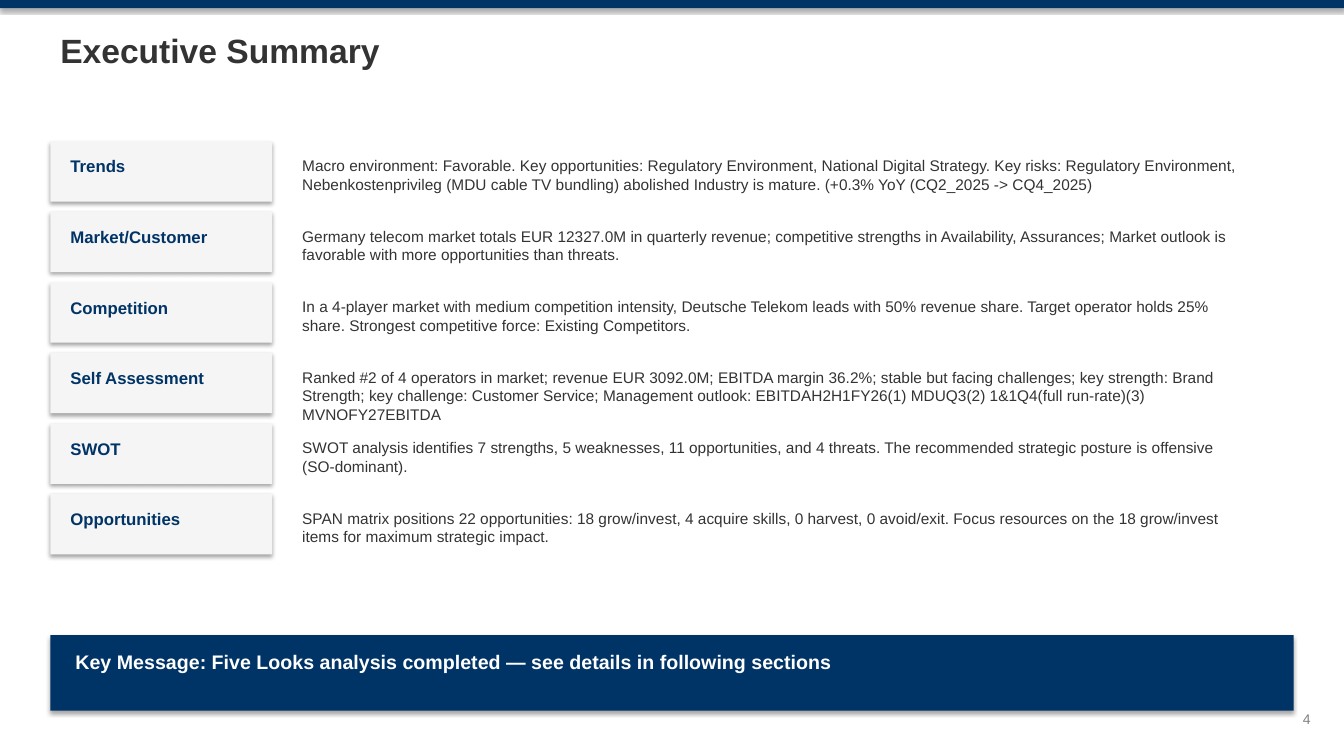
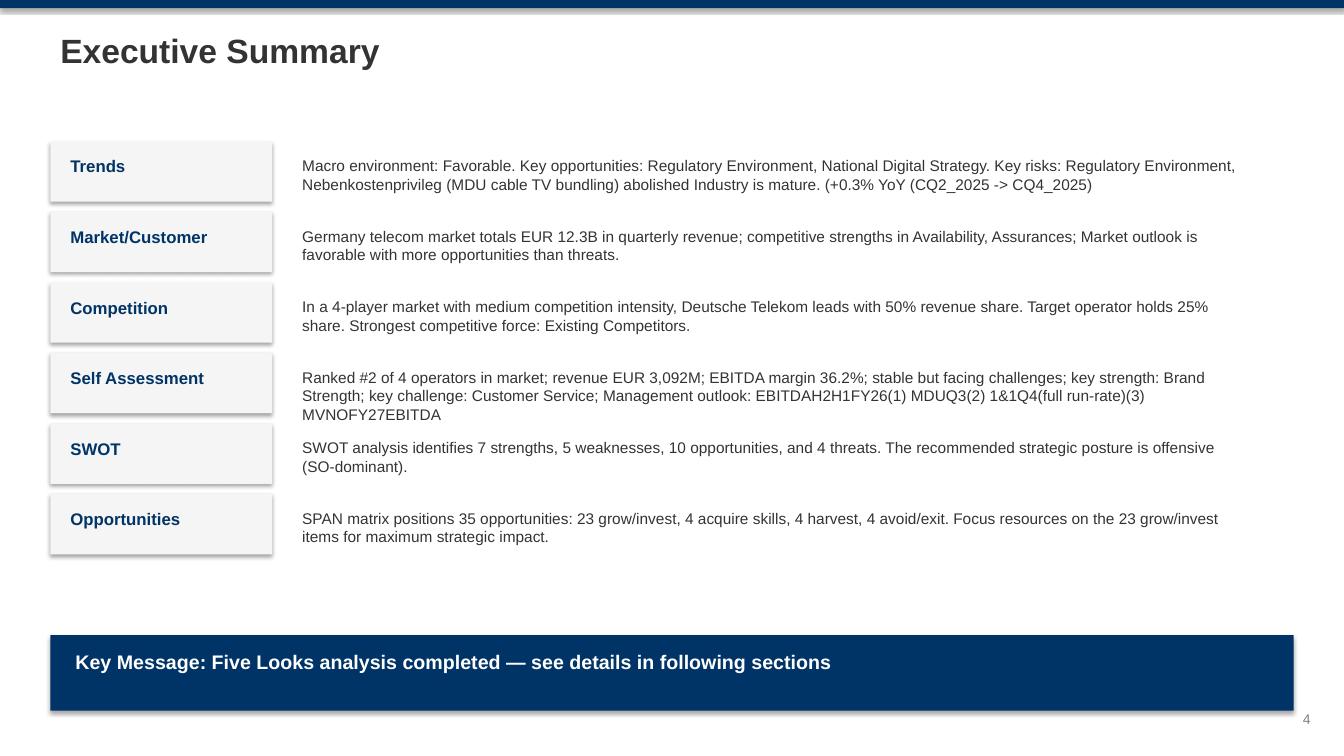
Before and after one commit to mypinseeker/BLM-Financial-Report-Analysis, a slide deck: slide 4 of reports/germany/vodafone_germany/CQ4_2025/blm_vodafone_germany_analysis_cq4_2025.pptx. Drawn at 1344x756 pixels with LibreOffice and Linux fonts; fonts in the diff are those of the drawing. Boxes give left, top, right and bottom in pixels: in the first picture for what was removed or moved away, otherwise in the second. Text is boxed around its words. In the diff, an @@ line names an element or a change of style, - is before the commit and + after.

```diff
--- a/reports/germany/vodafone_germany/CQ4_2025/blm_vodafone_germany_analysis_cq4_2025.pptx
+++ b/reports/germany/vodafone_germany/CQ4_2025/blm_vodafone_germany_analysis_cq4_2025.pptx
@@ text at (x1=302, y1=231, x2=1197, y2=263): text changed @@
-Germany telecom market totals EUR 12327.0M in quarterly revenue; competitive strengths in Availability, Assurances; Market outlook is favorable with more opportunities than threats.
+Germany telecom market totals EUR 12.3B in quarterly revenue; competitive strengths in Availability, Assurances; Market outlook is favorable with more opportunities than threats.
@@ text at (x1=302, y1=372, x2=1205, y2=420): text changed @@
-Ranked #2 of 4 operators in market; revenue EUR 3092.0M; EBITDA margin 36.2%; stable but facing challenges; key strength: Brand Strength; key challenge: Customer Service; Management outlook: EBITDAH2H1FY26(1) MDUQ3(2) 1&1Q4(full run-rate)(3) MVNOFY27EBITDA
+Ranked #2 of 4 operators in market; revenue EUR 3,092M; EBITDA margin 36.2%; stable but facing challenges; key strength: Brand Strength; key challenge: Customer Service; Management outlook: EBITDAH2H1FY26(1) MDUQ3(2) 1&1Q4(full run-rate)(3) MVNOFY27EBITDA
@@ text at (x1=302, y1=442, x2=1214, y2=475): text changed @@
-SWOT analysis identifies 7 strengths, 5 weaknesses, 11 opportunities, and 4 threats. The recommended strategic posture is offensive (SO-dominant).
+SWOT analysis identifies 7 strengths, 5 weaknesses, 10 opportunities, and 4 threats. The recommended strategic posture is offensive (SO-dominant).
@@ text at (x1=302, y1=513, x2=1218, y2=545): text changed @@
-SPAN matrix positions 22 opportunities: 18 grow/invest, 4 acquire skills, 0 harvest, 0 avoid/exit. Focus resources on the 18 grow/invest items for maximum strategic impact.
+SPAN matrix positions 35 opportunities: 23 grow/invest, 4 acquire skills, 4 harvest, 4 avoid/exit. Focus resources on the 23 grow/invest items for maximum strategic impact.
```
Also in this commit, not shown: 22 other slides changed, 7 other files.
